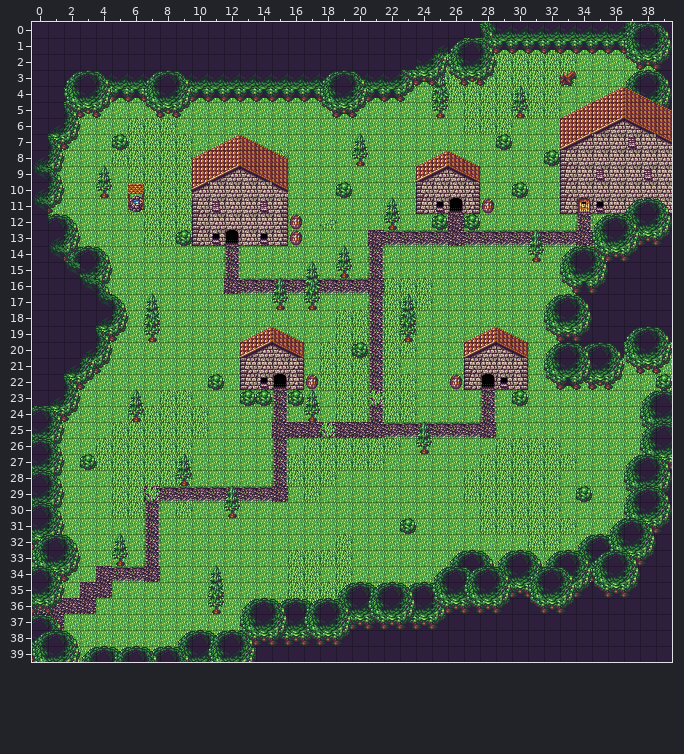
Two states of a Tiled map, game/data/map/area01.tmx. Above, as it was before the edit.
Cells are 32x32 px. Shown: x 0..39, y 0..39.
The result:
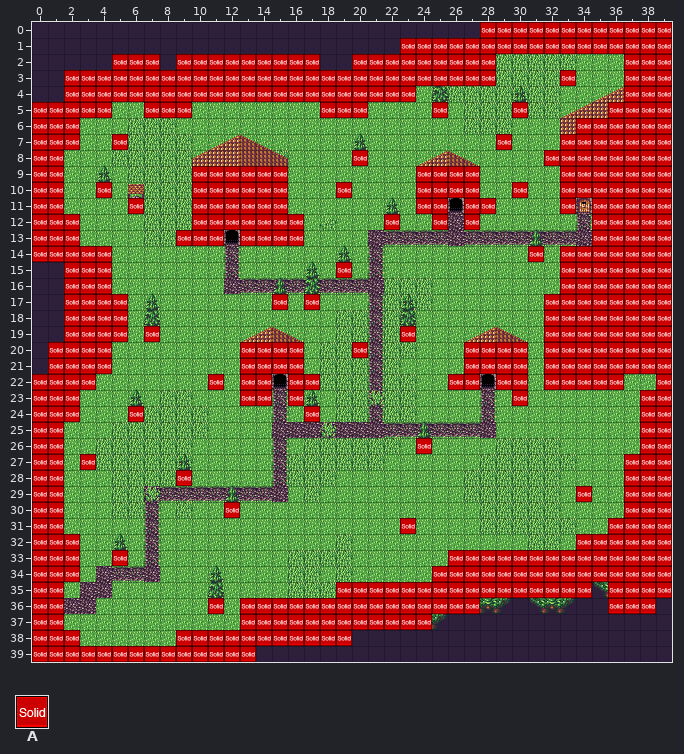
Key: from "metatiles32x32": A 0 "solid".
_ is an empty cell.
Tiles of an added or newly shown layer are drawn over the layers below it.
Difference:
Layer "collision" (now shown):
The author put tile A in row 0 at x 28 to 39; in row 1 at x 23 to 39; in row 2 at x 5 to 7, 9 to 17, 20 to 28 and 37 to 39; in row 3 at x 2 to 28, 33 and 37 to 39; in row 4 at x 2 to 23 and 37 to 39; in row 5 at x 0 to 4, 7 to 9, 18 to 20, 25, 30 and 36 to 39.
The author put tile A in row 6 at x 0 to 2 and 34 to 39; in row 7 at x 0 to 2, 5, 29 and 33 to 39; in row 8 at x 0 to 1, 20 and 32 to 39; in row 9 at x 0 to 1, 10 to 15, 24 to 27 and 33 to 39; in row 10 at x 0 to 1, 4, 10 to 15, 19, 24 to 27, 30 and 33 to 39; in row 11 at x 0 to 1, 6, 10 to 15, 24 to 25, 27 to 28, 33 and 35 to 39.
The author put tile A in row 12 at x 0 to 2, 10 to 16, 22, 25, 27 and 35 to 39; in row 13 at x 0 to 2, 9 to 11, 13 to 16 and 35 to 39; in row 14 at x 0 to 4, 31 and 33 to 39; in row 15 at x 2 to 4, 19 and 33 to 39; in row 16 at x 2 to 4 and 33 to 39; in row 17 at x 2 to 5, 15, 17 and 32 to 39.
The author put tile A in row 18 at x 2 to 5 and 32 to 39; in row 19 at x 2 to 5, 7, 23 and 32 to 39; in row 20 at x 1 to 4, 13 to 16, 20, 27 to 30 and 32 to 39; in row 21 at x 1 to 4, 13 to 16, 27 to 30 and 32 to 39; in row 22 at x 0 to 3, 11, 13 to 14, 16 to 17, 26 to 27, 29 to 30, 32 to 36 and 39; in row 23 at x 0 to 2, 13 to 14, 16, 30 and 38 to 39.
The author put tile A in row 24 at x 0 to 2, 6, 17 and 38 to 39; in row 25 at x 0 to 1 and 38 to 39; in row 26 at x 0 to 1, 24 and 38 to 39; in row 27 at x 0 to 1, 3 and 37 to 39; in row 28 at x 0 to 1, 9 and 37 to 39; in row 29 at x 0 to 1, 34 and 37 to 39.
The author put tile A in row 30 at x 0 to 1, 12 and 37 to 39; in row 31 at x 0 to 1, 23 and 36 to 39; in row 32 at x 0 to 2 and 34 to 39; in row 33 at x 0 to 2, 5 and 26 to 39; in row 34 at x 0 to 2 and 25 to 39; in row 35 at x 0 to 1, 19 to 34 and 36 to 39.
The author put tile A in row 36 at x 0 to 1, 11, 13 to 27 and 36 to 38; in row 37 at x 0 to 1 and 13 to 24; in row 38 at x 0 to 2 and 9 to 19; in row 39 at x 0 to 13.
Pixel boxes of the changes (left, top, right, bottom) in both pictures:
added: (32, 22, 672, 662)
